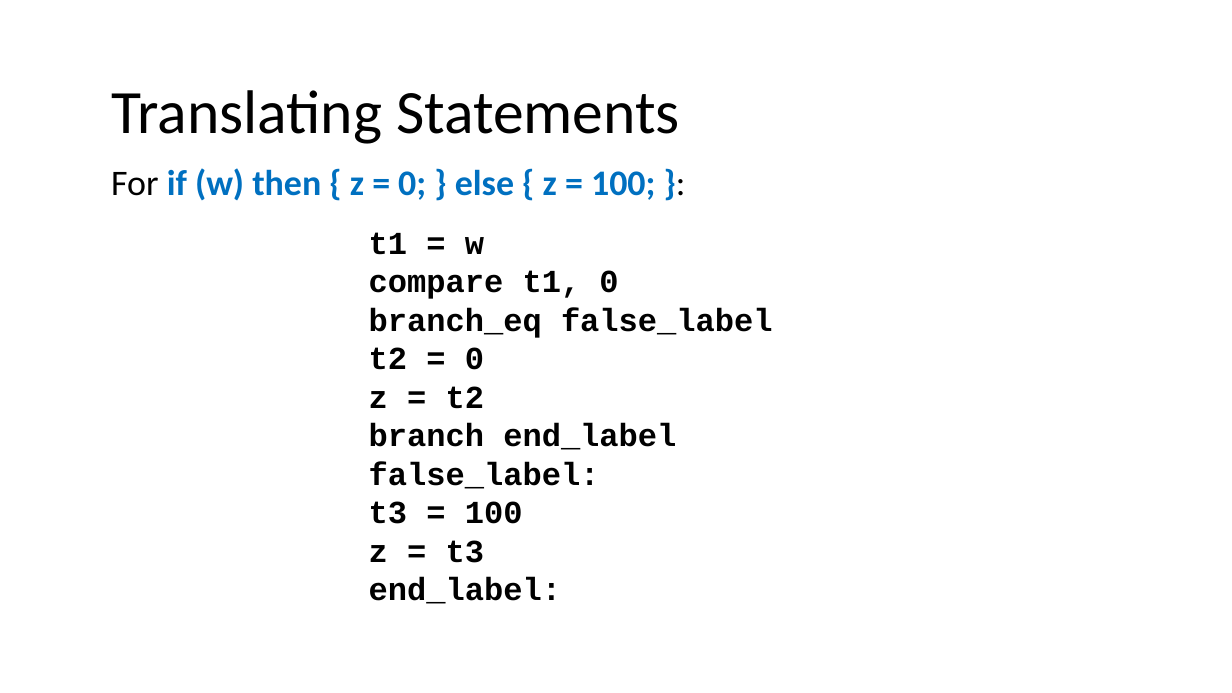
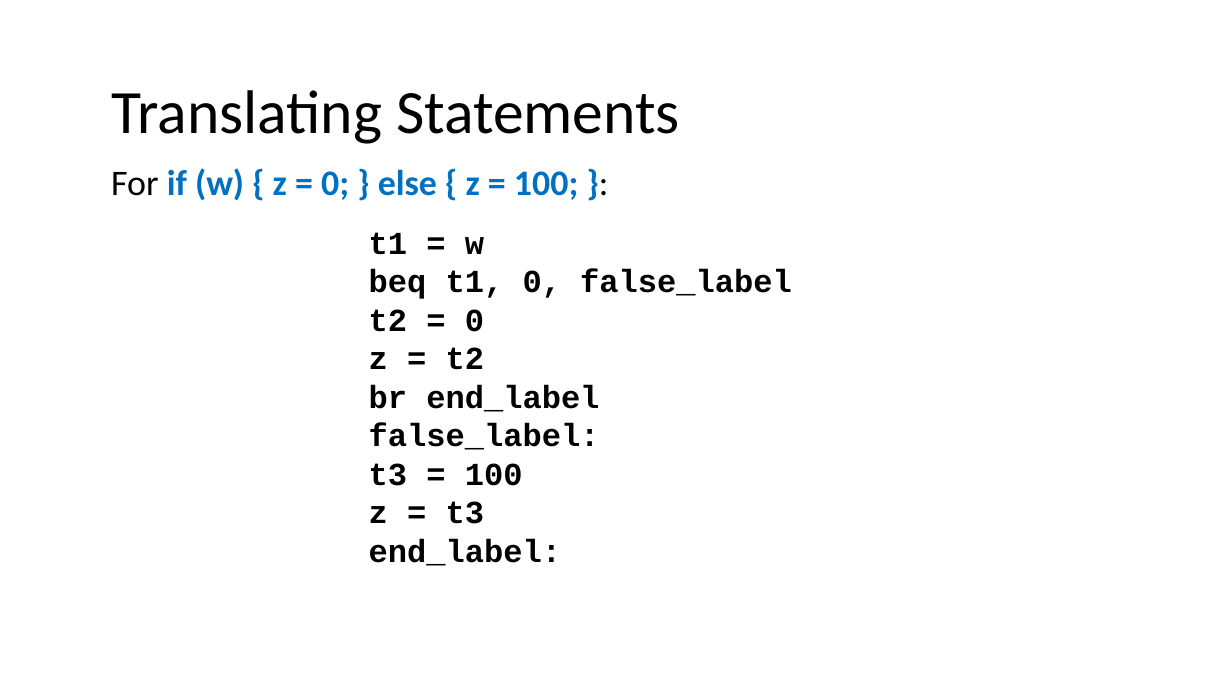
Before and after one commit to nivshani/compilation, a slide deck: slide 39 of slides/IR.pptx (slide 27 before the commit). Drawn at 1232x693 pixels with LibreOffice and Linux fonts; fonts in the diff are those of the drawing. Boxes give left, top, right and bottom in pixels: in the first picture for what was removed or moved away, otherwise in the second. Text is boxed around its words. In the diff, an @@ line names an element or a change of style, - is before the commit and + after.

```diff
--- a/slides/IR.pptx
+++ b/slides/IR.pptx
@@ text at (x1=111, y1=168, x2=578, y2=200): text changed @@
-For if (w) then { z = 0; } else { z = 100; }:
+For if (w) { z = 0; } else { z = 100; }:
@@ text at (x1=369, y1=269, x2=792, y2=299): text changed @@
-compare t1, 0
-branch_eq false_label
+beq t1, 0, false_label
@@ text at (x1=369, y1=385, x2=599, y2=412): text changed @@
-branch end_label
+br end_label
```
Also in this commit, not shown: 33 other slides changed, 16 slides added, 2 slides removed, 1 other file.
